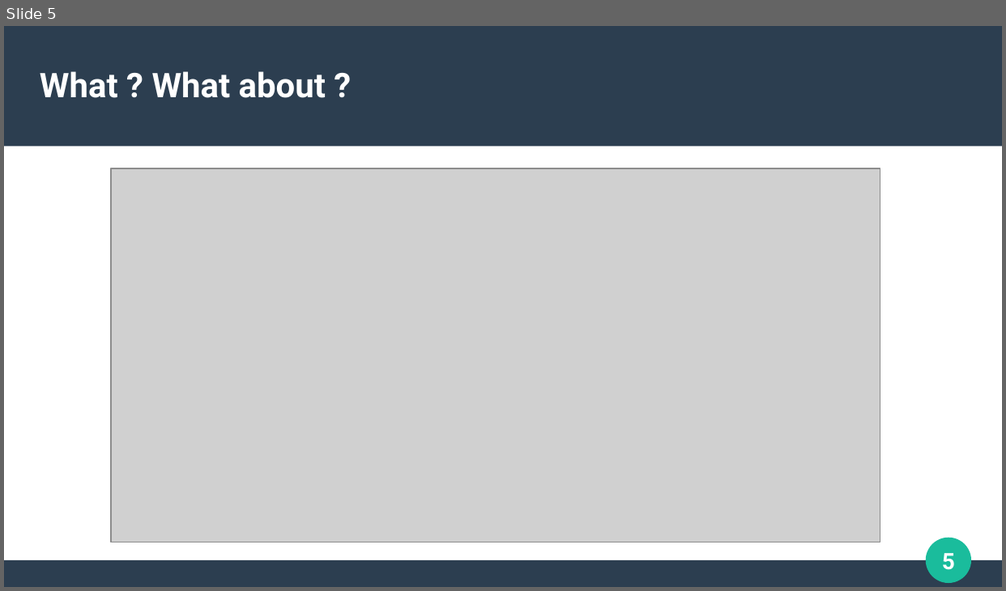
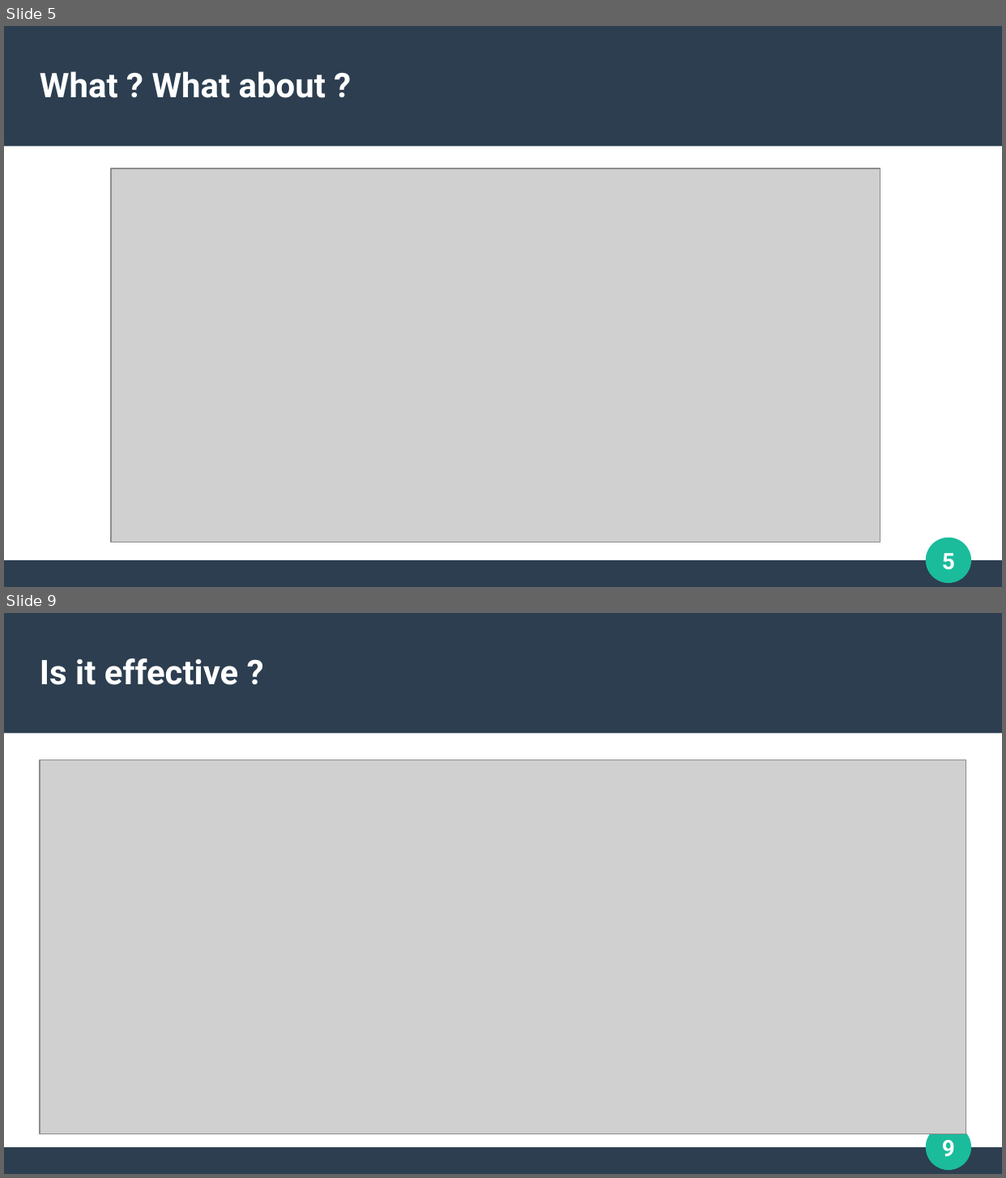
Before and after one commit to WilliamMagalhaesMonteiro/oralAnglaisM1, a slide deck: Présentation Anglais M1.odp. Shown one above the other, each under a label of ours: slide 5 before the commit, slides 5 and 9 after it; the slides between them are not shown. The pictures are 1006x591 and 1006x1178 pixels, drawn with LibreOffice and Linux fonts; fonts in the diff are those of the drawing; grey boxes stand for pictures. Boxes give left, top, right and bottom in pixels: in the first picture for what was removed or moved away, otherwise in the second. Text is boxed around its words. In the diff, an @@ line names an element or a change of style, - is before the commit and + after.

```diff
--- a/Présentation Anglais M1.odp
+++ b/Présentation Anglais M1.odp
@@ slide 9 added at (4, 613, 1002, 1174), background #FFFFFF; not listed: 4 template elements that a slide beside it also shows @@
@@ title added at (40, 658, 238, 685), 27 pt, text #FFFFFF, bold @@
+Is it effective ?
@@ picture added at (40, 760, 966, 1134) @@
```
Also in this commit, not shown: 8 other slides added, 1 slide removed, 3 other files.
